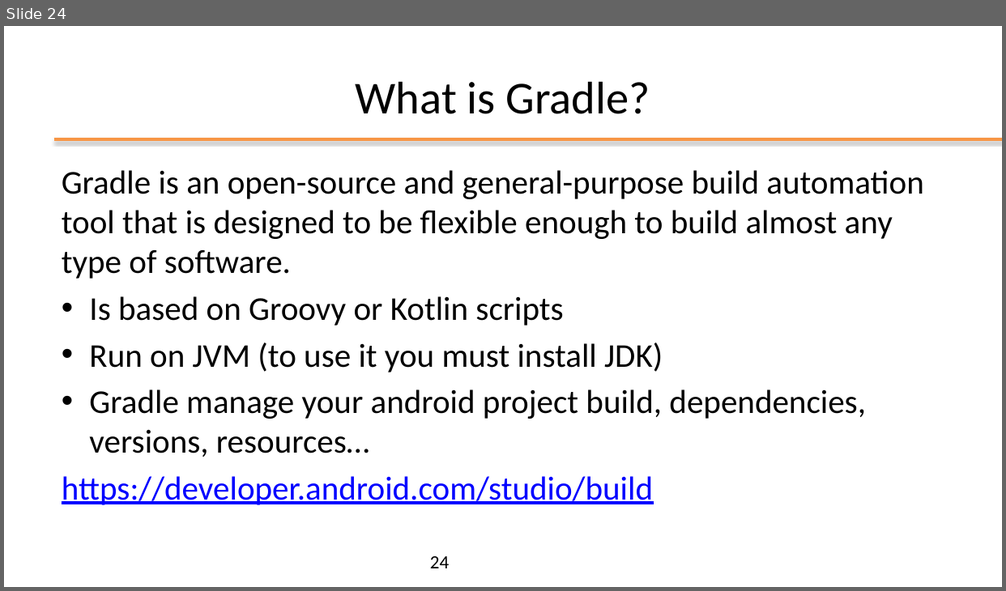
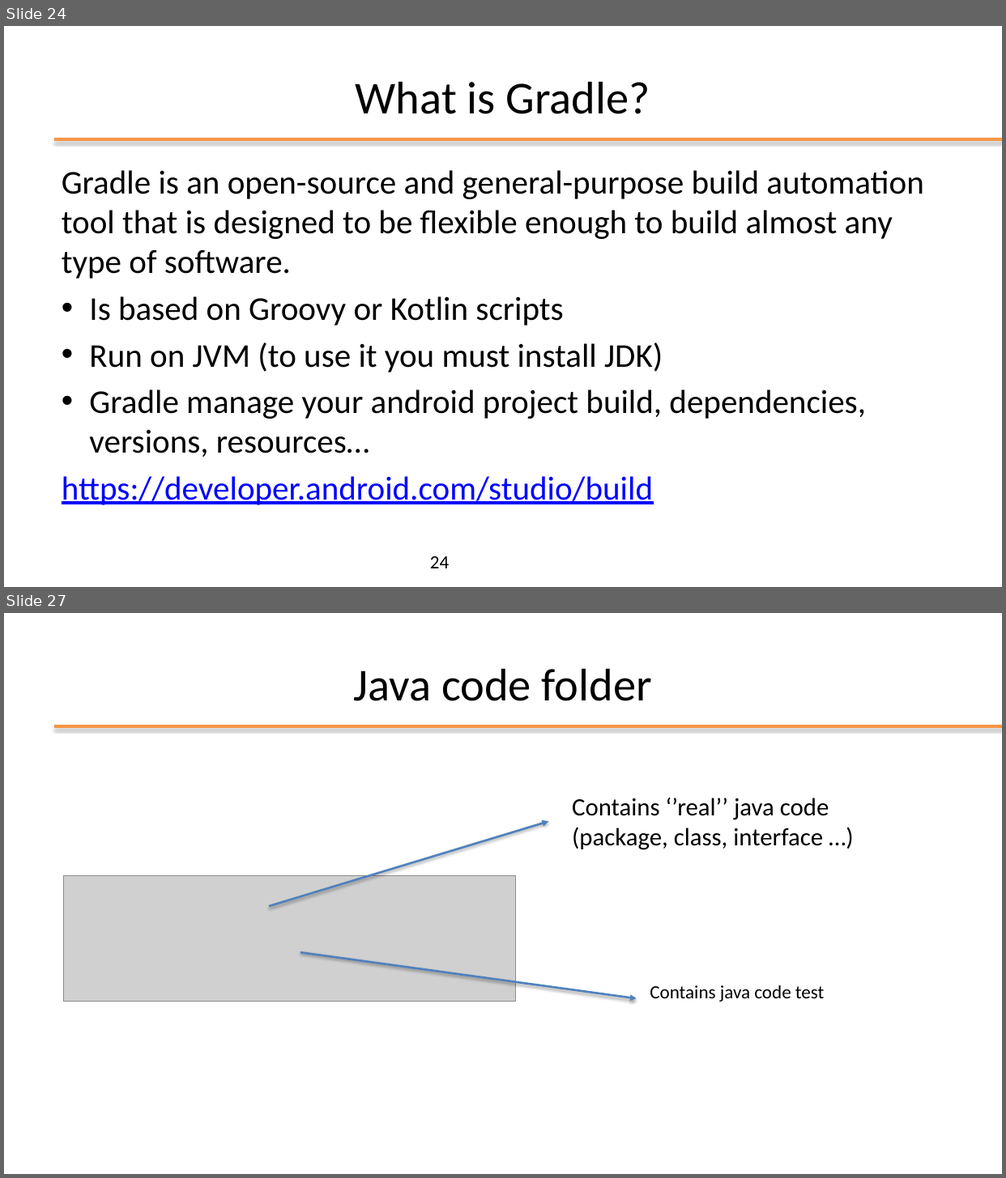
Before and after one commit to kevinmala00/ATTIVITA-PROGETTUALE, a slide deck: slides/02 - Android Studio.pptx. Shown one above the other, each under a label of ours: slide 24 before the commit, slides 24 and 27 after it; the slides between them are not shown. The pictures are 1006x591 and 1006x1178 pixels, drawn with LibreOffice and Linux fonts; fonts in the diff are those of the drawing; grey boxes stand for pictures; background and template pictures are left out. Boxes give left, top, right and bottom in pixels: in the first picture for what was removed or moved away, otherwise in the second. Text is boxed around its words. In the diff, an @@ line names an element or a change of style, - is before the commit and + after.

```diff
--- a/slides/02 - Android Studio.pptx
+++ b/slides/02 - Android Studio.pptx
@@ slide 27 added at (4,613,1002,1174), background #FFFFFF; not listed: 1 template element that a slide beside it also shows @@
@@ title added at (354,668,652,701), 44 pt, text #000000 @@
+Java code folder
@@ text added at (572,798,829,850), 24 pt, text #000000 @@
+Contains ‘’real’’ java code (package, class, interface …)
@@ arrow added from (269, 906) to (549, 822), #4F81BD 2 pt @@
@@ picture added at (63,875,516,1002) @@
@@ arrow added from (300, 953) to (637, 999), #4F81BD 2 pt @@
@@ text added at (650,986,824,1002), 18 pt, text #000000 @@
+Contains java code test
```
Also in this commit, not shown: 9 other slides added.
